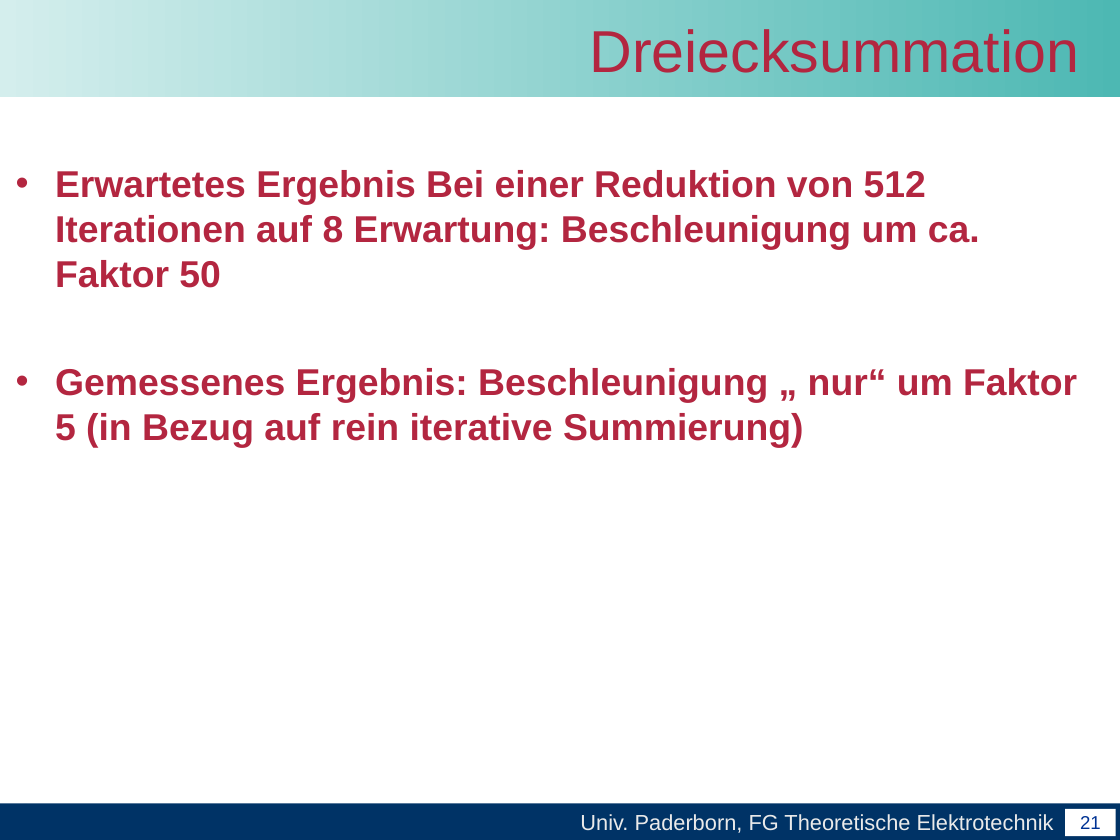
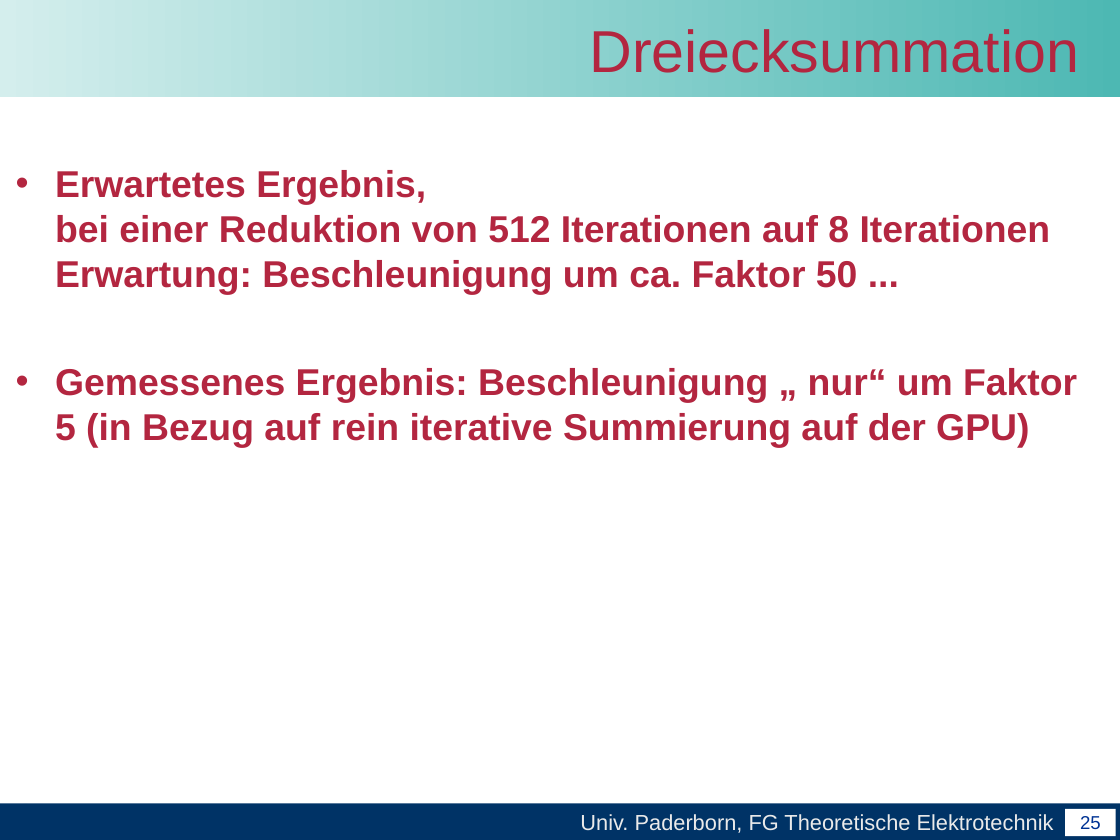
Before and after one commit to unconditional/projektarbeitcuda, a slide deck: slide 25 of Vortrag/Zwischenvortrag der Projektarbeit CUDA.ppt (slide 21 before the commit). Drawn at 1120x840 pixels with LibreOffice and Linux fonts; fonts in the diff are those of the drawing; background and template pictures are left out. Boxes give left, top, right and bottom in pixels: in the first picture for what was removed or moved away, otherwise in the second. Text is boxed around its words. In the diff, an @@ line names an element or a change of style, - is before the commit and + after.

```diff
--- a/Vortrag/Zwischenvortrag der Projektarbeit CUDA.ppt
+++ b/Vortrag/Zwischenvortrag der Projektarbeit CUDA.ppt
@@ text at [55,170,1077,448]: text changed @@
-• Erwartetes Ergebnis Bei einer Reduktion von 512 Iterationen auf 8 Erwartung: Beschleunigung um ca. Faktor 50
-• Gemessenes Ergebnis: Beschleunigung „ nur“ um Faktor 5 (in Bezug auf rein iterative Summierung)
+• Erwartetes Ergebnis,
+  bei einer Reduktion von 512 Iterationen auf 8 Iterationen Erwartung: Beschleunigung um ca. Faktor 50 ...
+• Gemessenes Ergebnis: Beschleunigung „ nur“ um Faktor 5 (in Bezug auf rein iterative Summierung auf der GPU)
@@ page number at [1080,816,1101,830]: text changed @@
-21
+25
```
Also in this commit, not shown: 13 other slides changed, 12 slides added, 2 slides removed.
